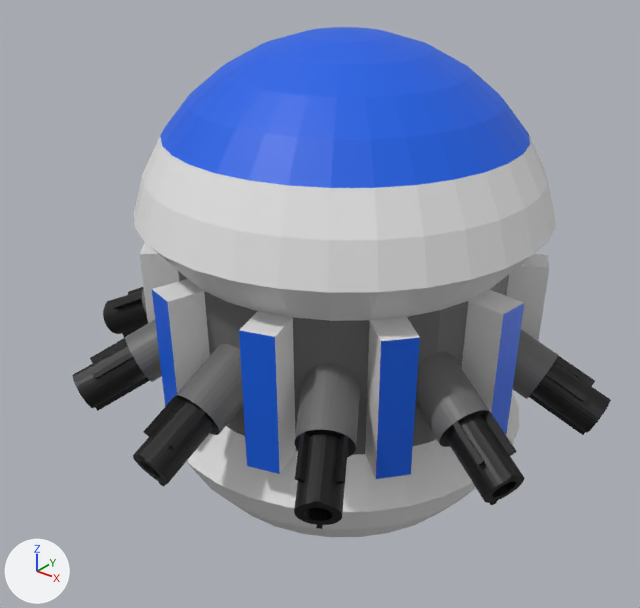
A saved change to the FBX model gameoff2019/Assets/Models/Towers FBX/Middle Towers/Middle Tower D.fbx.
Before and after are seen from a 50 mm lens placed at (2.41, -3.19, 2.11), pointed at (-0.11, -0.04, 0.15). The lights are fixed; the arrows at lower left show +X, +Y and +Z.
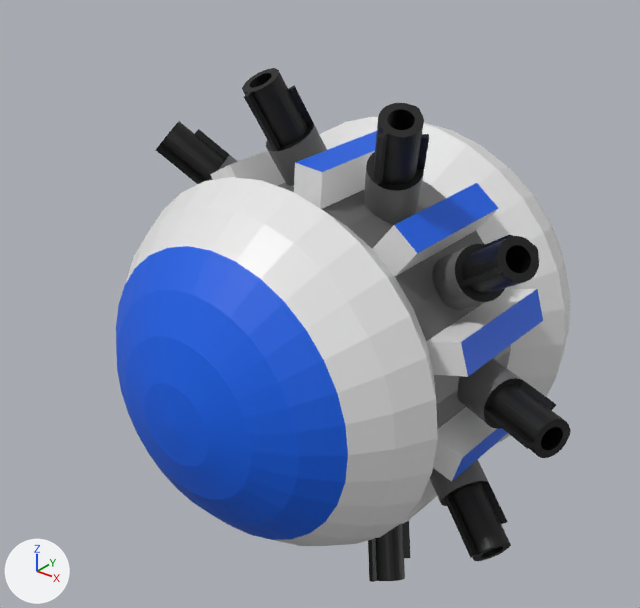
Commit message: Update Middle Towers

The edits, one by one:
me_cube has 2653 vertices, 2423 faces and spans x -1.32..1.32, y -1.33..1.3, z -1.0..1.5.
me_cube is used by ob_cube; location (0.0, 0.0, 0.0).
me_cube part 1: the loose piece of 833 vertices spanning x -0.98..0.98, y -0.98..0.98, z -1.0..1.5 is multiplied about its middle by the matrix ((-0.545, -0.838, 0.0), (0.0, 0.0, 1.0), (-0.838, 0.545, 0.0)), then moved by (-0.04, 0.12, -0.24).
me_cube part 2: the loose piece of 202 vertices spanning x -0.35..0.12, y 0.02..1.3, z -0.21..0.59 is multiplied about its middle by the matrix ((-0.545, -0.838, 0.0), (0.0, 0.0, 1.0), (-0.838, 0.545, 0.0)), then moved by (-0.42, -0.6, 0.28).
me_cube part 3: the loose piece of 202 vertices spanning x -0.99..0.03, y -0.04..0.98, z -0.21..0.59 is multiplied about its middle by the matrix ((-0.545, -0.838, 0.0), (0.0, 0.0, 1.0), (-0.838, 0.545, 0.0)), then moved by (0.3, -0.41, 0.48).
me_cube part 4: the loose piece of 202 vertices spanning x -1.32..-0.04, y -0.1..0.34, z -0.21..0.59 is multiplied about its middle by the matrix ((-0.545, -0.838, 0.0), (0.0, 0.0, 1.0), (-0.838, 0.545, 0.0)), then moved by (0.91, -0.06, 0.46).
me_cube part 5: the loose piece of 202 vertices spanning x -1.26..-0.01, y -0.57..0.06, z -0.21..0.59 is multiplied about its middle by the matrix ((-0.545, -0.838, 0.0), (0.0, 0.0, 1.0), (-0.838, 0.545, 0.0)), then moved by (1.15, 0.32, 0.21).
me_cube part 6: the loose piece of 202 vertices spanning x -0.79..0.06, y -1.14..0.01, z -0.21..0.59 is multiplied about its middle by the matrix ((-0.545, -0.838, 0.0), (0.0, 0.0, 1.0), (-0.838, 0.545, 0.0)), then moved by (1.0, 0.62, -0.18).
me_cube part 7: the loose piece of 202 vertices spanning x -0.12..0.14, y -1.33..-0.03, z -0.21..0.59 is multiplied about its middle by the matrix ((-0.545, -0.838, 0.0), (0.0, 0.0, 1.0), (-0.838, 0.545, 0.0)), then moved by (0.52, 0.74, -0.55).
me_cube part 8: the loose piece of 202 vertices spanning x -0.05..0.79, y -1.14..0.01, z -0.21..0.59 is multiplied about its middle by the matrix ((-0.545, -0.838, 0.0), (0.0, 0.0, 1.0), (-0.838, 0.545, 0.0)), then moved by (-0.14, 0.63, -0.8).
me_cube part 9: the loose piece of 202 vertices spanning x 0.02..1.25, y -0.59..0.09, z -0.21..0.59 is multiplied about its middle by the matrix ((-0.545, -0.838, 0.0), (0.0, 0.0, 1.0), (-0.838, 0.545, 0.0)), then moved by (-0.81, 0.31, -0.84).
me_cube part 10: the loose piece of 202 vertices spanning x 0.03..1.32, y -0.09..0.33, z -0.21..0.59 is multiplied about its middle by the matrix ((-0.545, -0.838, 0.0), (0.0, 0.0, 1.0), (-0.838, 0.545, 0.0)), then moved by (-1.18, -0.06, -0.68).

Boxes (x1, y1, x2, y2) around the edits, measured in the pictures (640 x 608 px; the box of a moved part takes in the faces that stretch with it):
'Cube', reshaped
    before: (73, 27, 611, 537)
    after: (116, 68, 571, 582)
part 1 of me_cube, moved or reshaped
    before: (134, 27, 556, 537)
    after: (116, 117, 570, 546)
part 2 of me_cube, moved or reshaped (not visible before)
    after: (156, 121, 238, 184)
part 3 of me_cube, moved or reshaped (not visible before)
    after: (242, 68, 327, 185)
part 4 of me_cube, moved or reshaped (not visible before)
    after: (364, 103, 429, 224)
part 5 of me_cube, moved or reshaped
    before: (103, 287, 148, 338)
    after: (433, 234, 539, 310)
part 6 of me_cube, moved or reshaped
    before: (73, 320, 162, 411)
    after: (458, 358, 571, 458)
part 7 of me_cube, moved or reshaped
    before: (133, 344, 243, 487)
    after: (430, 459, 511, 561)
part 8 of me_cube, moved or reshaped
    before: (294, 364, 360, 529)
    after: (368, 521, 410, 582)
part 9 of me_cube, moved or reshaped (not visible afterwards)
    before: (415, 352, 524, 505)
part 10 of me_cube, moved or reshaped (not visible afterwards)
    before: (513, 330, 611, 435)
